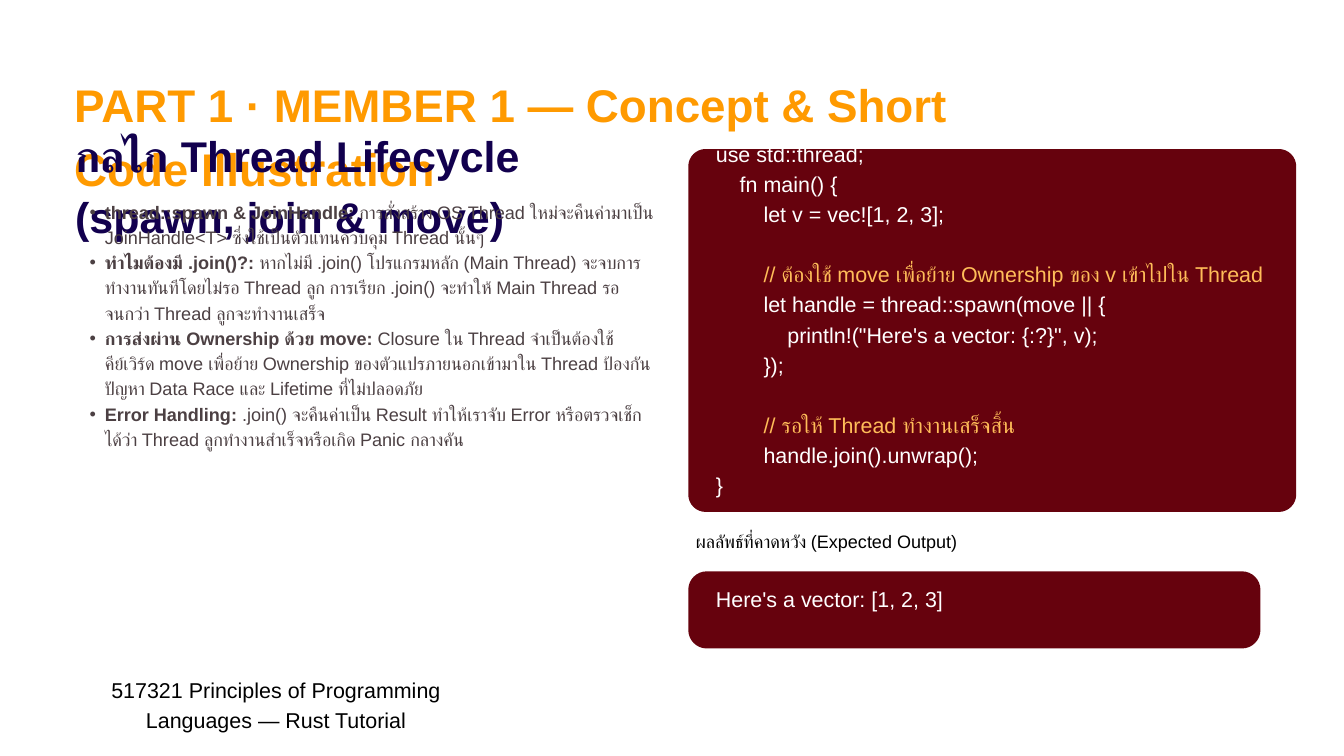
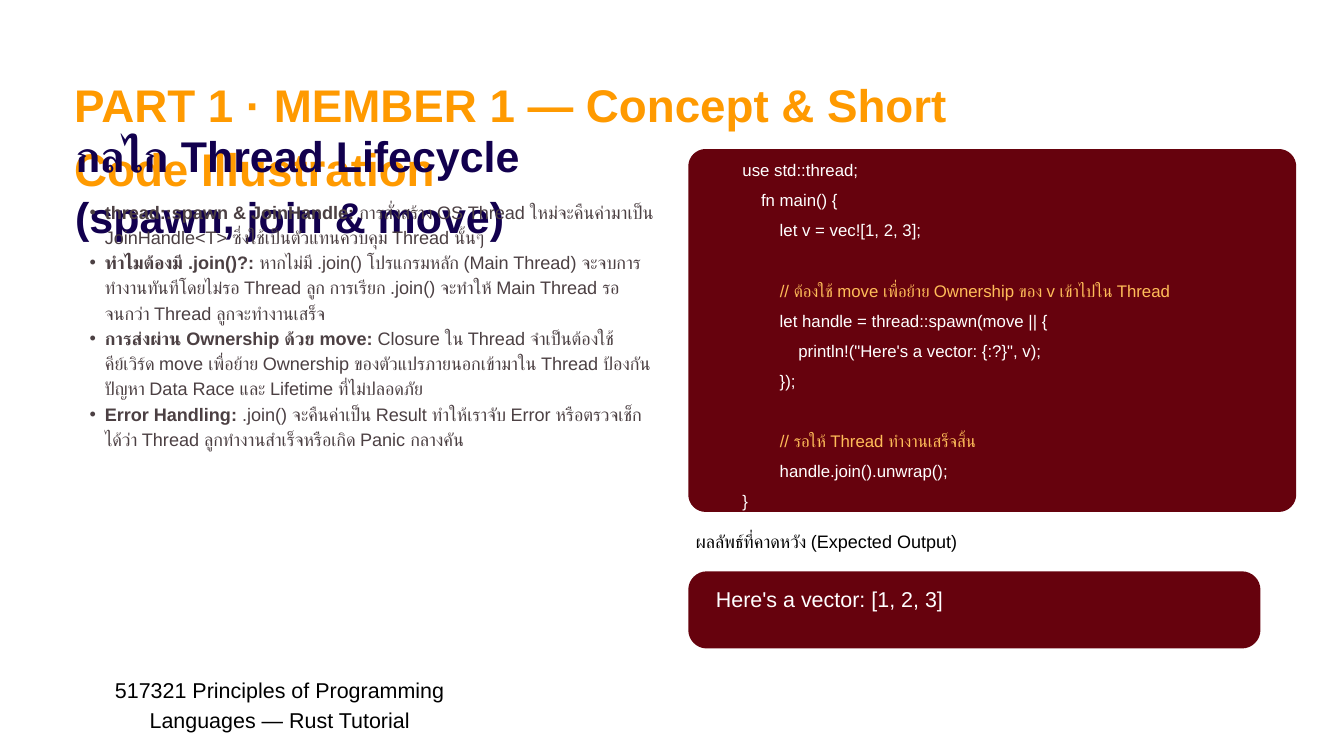
Before and after one commit to Viseth101/rust-tutorial-2569, a slide deck: slide 4 of 22-concurrency-threads/Presentation/Chapter 22 Concurrency & Threads- #26 (1).pptx. Drawn at 1344x756 pixels with LibreOffice and Linux fonts; fonts in the diff are those of the drawing. Boxes give left, top, right and bottom in pixels: in the first picture for what was removed or moved away, otherwise in the second. Text is boxed around its words. In the diff, an @@ line names an element or a change of style, - is before the commit and + after.

```diff
--- a/22-concurrency-threads/Presentation/Chapter 22 Concurrency & Threads- #26 (1).pptx
+++ b/22-concurrency-threads/Presentation/Chapter 22 Concurrency & Threads- #26 (1).pptx
@@ text "use std::thread;": place and size @@
-text "use std::thread;" at (716,145,1263,468)
+text "use std::thread;" at (742,163,1170,481)
@@ text "use std::thread;" at (742,163,1170,481): size 23 to 18 pt @@
@@ text "517321 Principles of Programming Languages ...": place and size @@
-text "517321 Principles of Programming Languages ..." at (111,682,441,733)
+text "517321 Principles of Programming Languages ..." at (115,682,444,733)
```
Also in this commit, not shown: 12 other slides changed, 1 slide removed.
